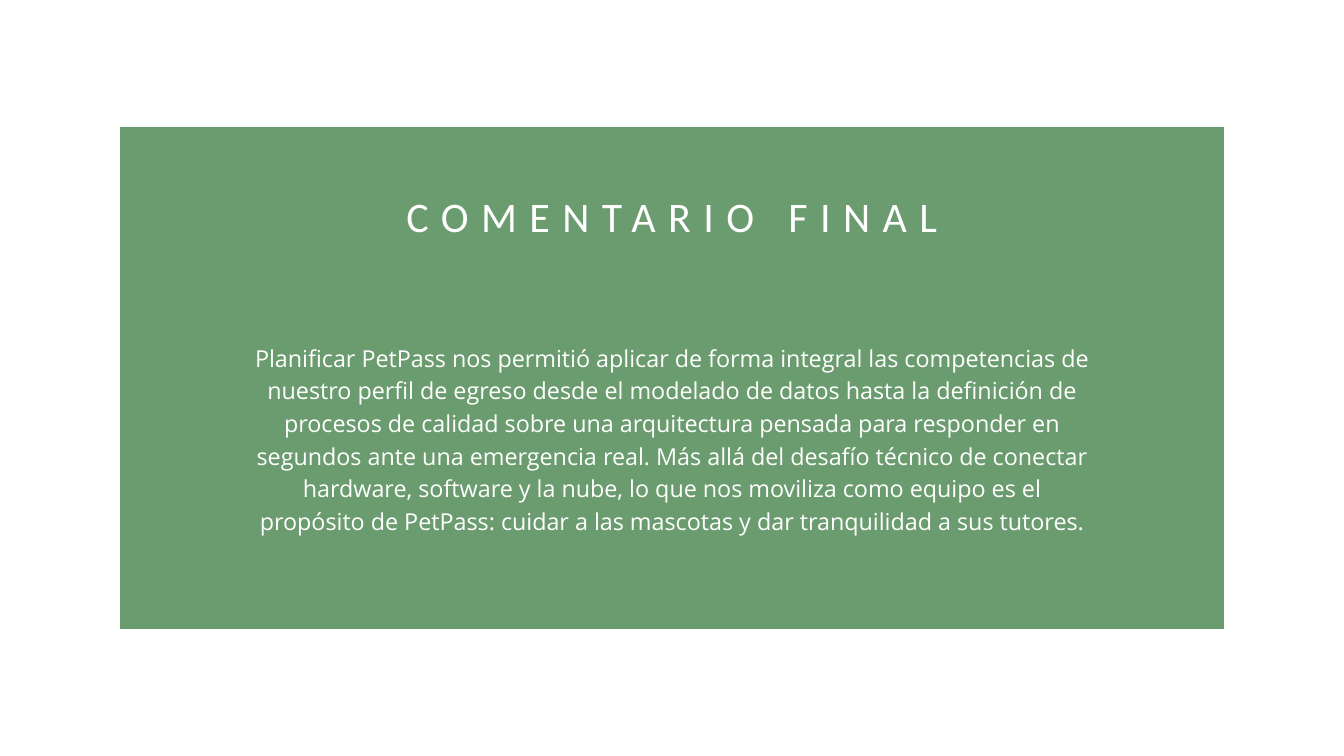
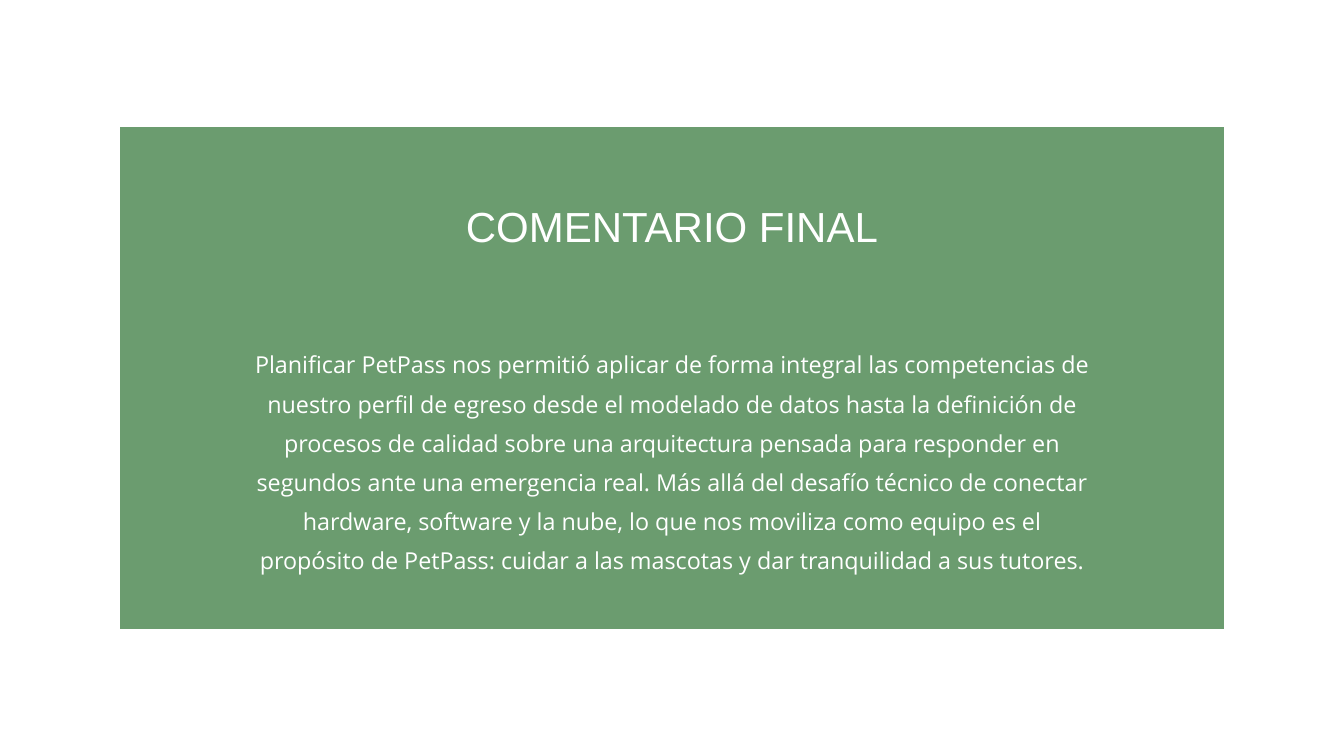
Before and after one commit to samueleliazar/PetPass, a slide deck: slide 11 of Fase 1/Evidencias Grupales/Presentación idea de proyecto.pptx. Drawn at 1344x756 pixels with LibreOffice and Linux fonts; fonts in the diff are those of the drawing. Boxes give left, top, right and bottom in pixels: in the first picture for what was removed or moved away, otherwise in the second. Text is boxed around its words. In the diff, an @@ line names an element or a change of style, - is before the commit and + after.

```diff
--- a/Fase 1/Evidencias Grupales/Presentación idea de proyecto.pptx
+++ b/Fase 1/Evidencias Grupales/Presentación idea de proyecto.pptx
@@ text "COMENTARIO FINAL" at [466,212,878,243]: font Calibri to Arial, letter spacing 13.3 to 0 pt; line spacing 50.4pt to 1.12 @@
@@ text "Planificar PetPass nos permitió aplicar ..." at [255,355,1088,575]: line spacing 35pt to 1.4 @@
```
Also in this commit, not shown: 10 other slides changed.
